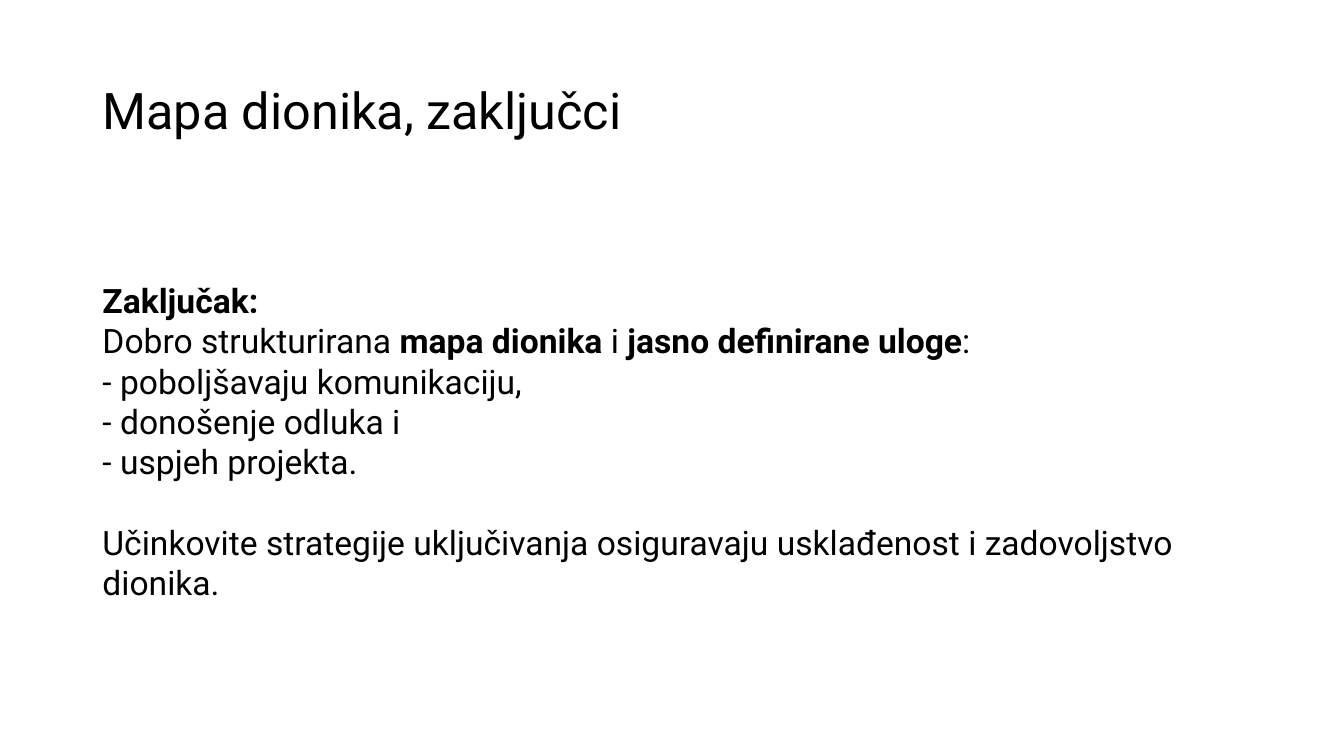
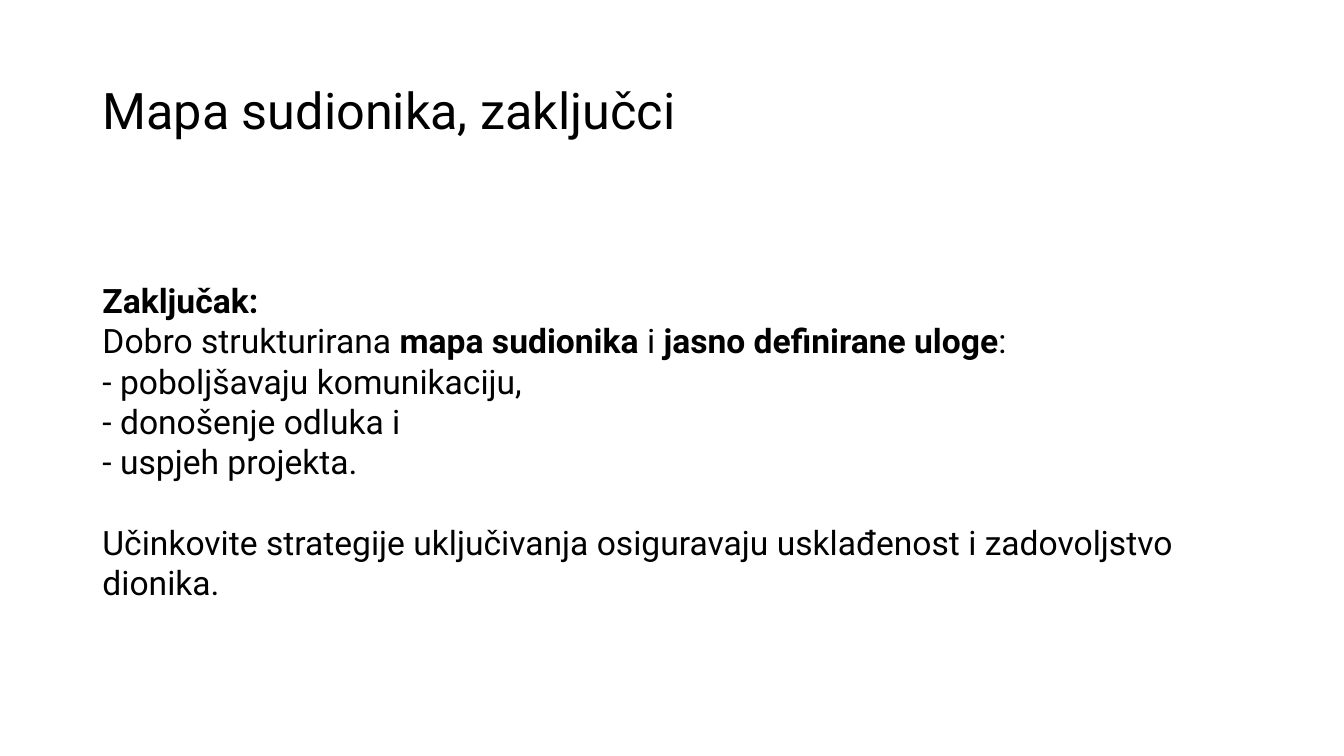
Before and after one commit to dinoDuvnjak/shift4it, a slide deck: slide 28 of 2-project-managment/M2_STARTING THE PROJECT_6 hours_HR.pptx. Drawn at 1344x756 pixels with LibreOffice and Linux fonts; fonts in the diff are those of the drawing; background and template pictures are left out. Boxes give left, top, right and bottom in pixels: in the first picture for what was removed or moved away, otherwise in the second. Text is boxed around its words. In the diff, an @@ line names an element or a change of style, - is before the commit and + after.

```diff
--- a/2-project-managment/M2_STARTING THE PROJECT_6 hours_HR.pptx
+++ b/2-project-managment/M2_STARTING THE PROJECT_6 hours_HR.pptx
@@ title at (102, 91, 675, 140): text changed @@
-Mapa dionika, zaključci
+Mapa sudionika, zaključci
@@ text at (102, 327, 1006, 360): text changed @@
-Dobro strukturirana mapa dionika i jasno definirane uloge:
+Dobro strukturirana mapa sudionika i jasno definirane uloge:
```
Also in this commit, not shown: 3 other slides changed, 2 other files.
